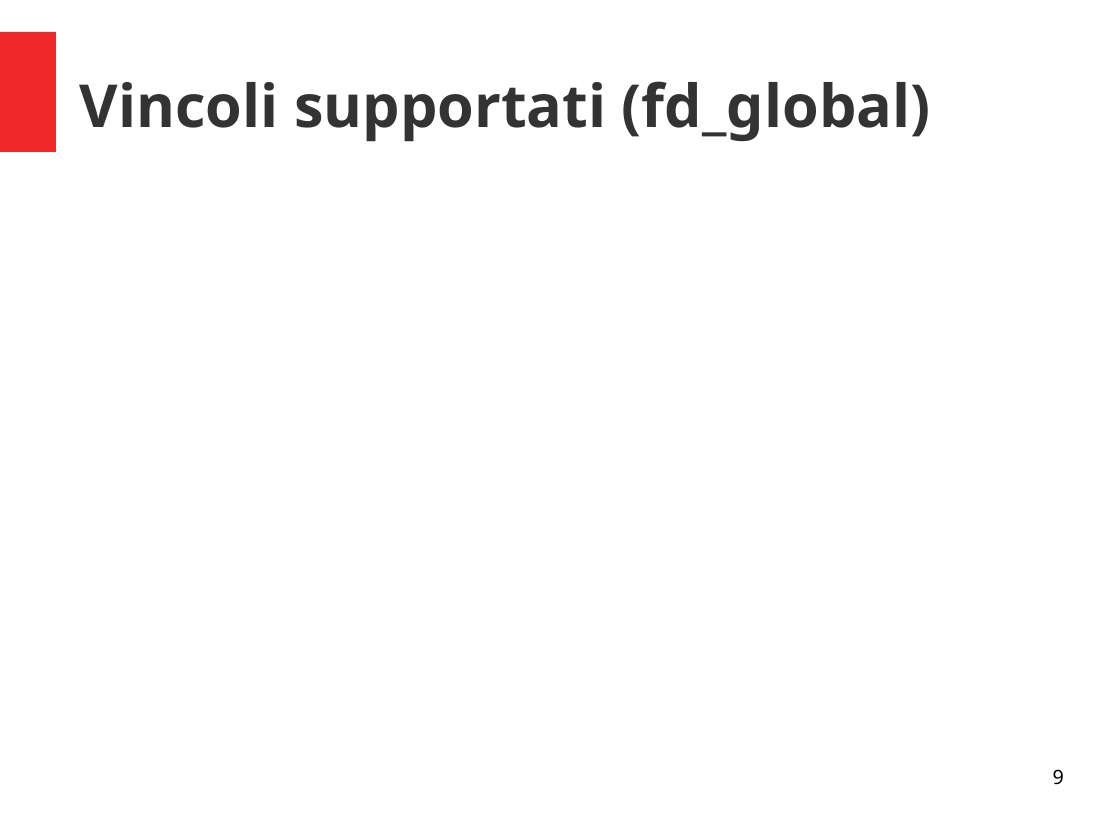
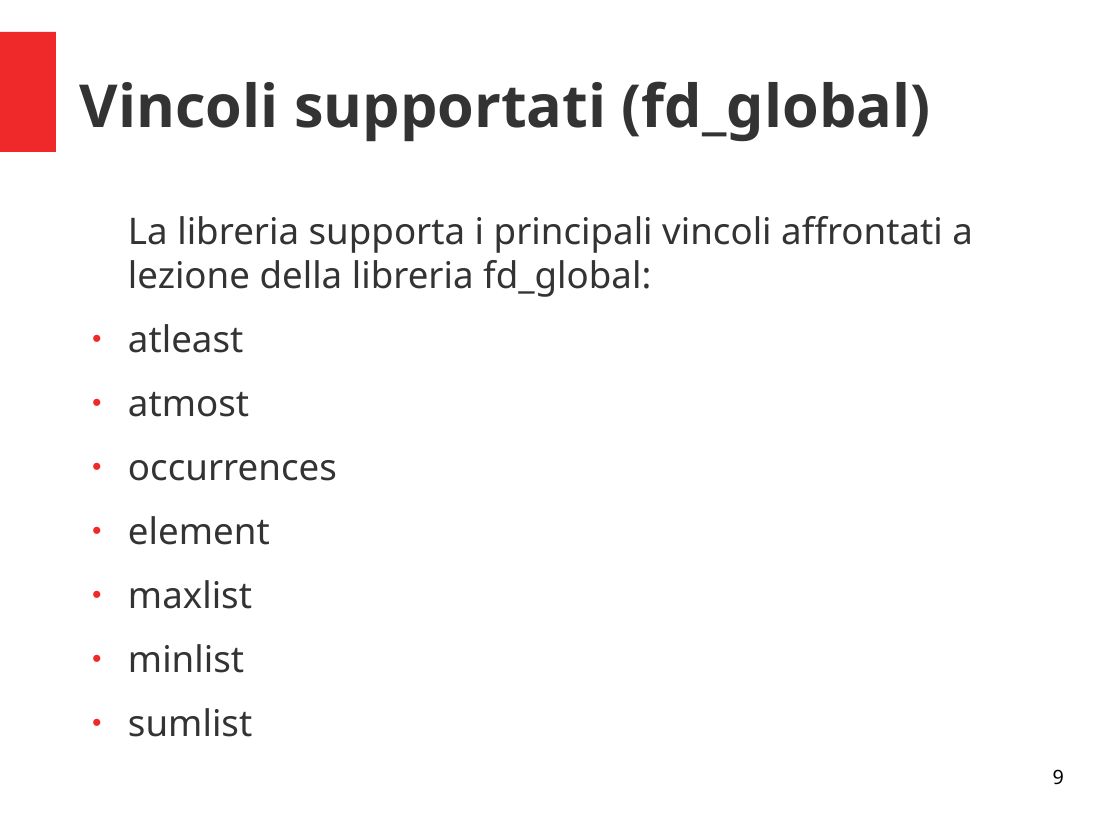
Before and after one commit to padovanl/eclipse2flatzinc, a slide deck: slide 9 of presentazione.odp. Drawn at 1120x840 pixels with LibreOffice and Linux fonts; fonts in the diff are those of the drawing. Boxes give left, top, right and bottom in pixels: in the first picture for what was removed or moved away, otherwise in the second. Text is boxed around its words. In the diff, an @@ line names an element or a change of style, - is before the commit and + after.

```diff
--- a/presentazione.odp
+++ b/presentazione.odp
@@ text added at (128, 216, 973, 673), 26 pt, text #333333 @@
+La libreria supporta i principali vincoli affrontati a lezione della libreria fd_global:
+● atleast
+● atmost
+● occurrences
+● element
+● maxlist
+● minlist
+● sumlist
```
Also in this commit, not shown: 1 other slide changed.
